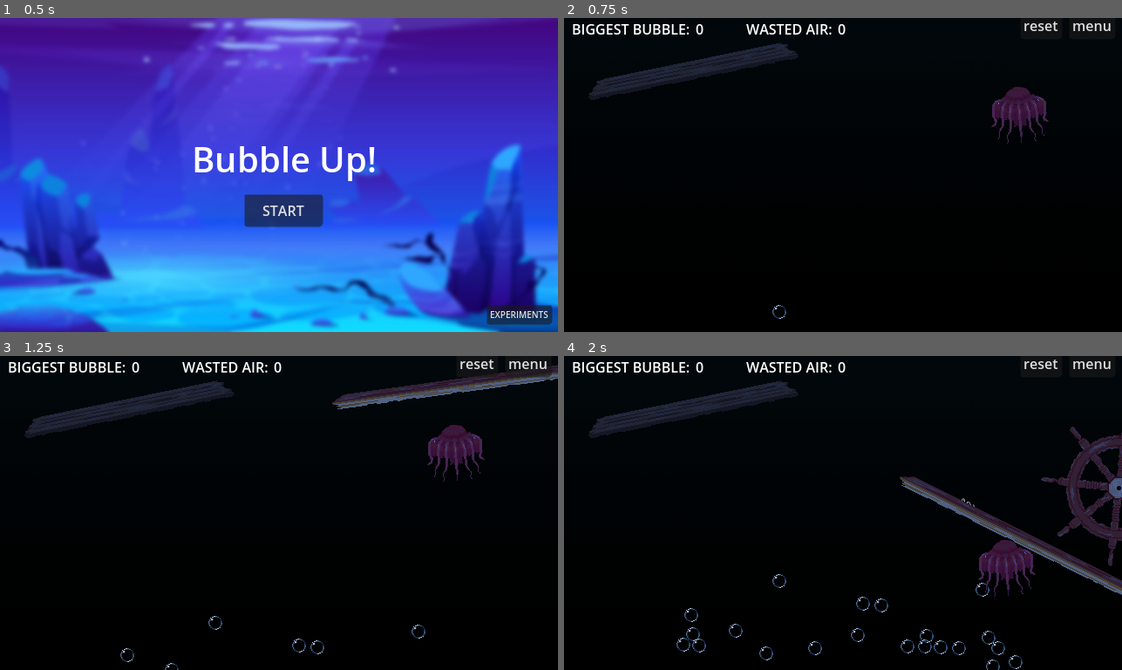
Above: before the commit, frames 1-4 (two rows, left to right).
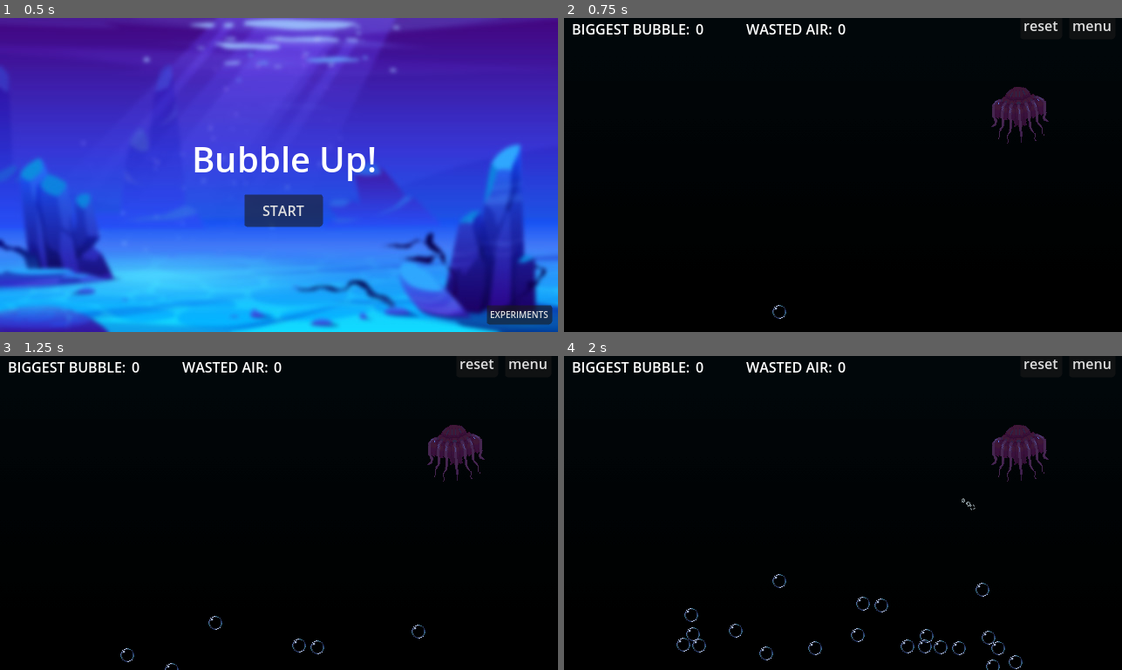
Above: after the commit, the same moments.

Repository: outrightmental/ggj25-bubble-up
Game: Godot game, scene res://scenes/main.tscn
Two runs of this game, one before a commit and one after it. Both use one fixed random seed, a clock stepped at 60 frames per second and the inputs below.
Inputs (mouse positions are in pixels of both pictures, inside the frame that each line leads up to):
- Up to frame 1 (0.5 s): no input
- Up to frame 2 (0.75 s): click "START" at 0.5 s
- Up to frame 3 (1.25 s): no input
- Up to frame 4 (2 s): move the mouse to (965, 497) at 1.27 s; click (965, 497) at 1.35 s

Frame 1 is identical in both runs. In frame 2, 2.1% of the frame differs, in the area x 4-43%, y 7-27%; in frame 3, 3.7%; in frame 4, 8.0%, in the area x 4-100%, y 7-77%.

Commit message:
movable parameters

Diff:
--- a/models/movable/ship_pole.tscn
+++ b/models/movable/ship_pole.tscn
@@ -7,6 +7,8 @@
 
 [node name="ShipPole" type="RigidBody2D"]
 texture_filter = 1
+mass = 25.0
+gravity_scale = 0.05
 
 [node name="Sprite2D" type="Sprite2D" parent="."]
 texture = ExtResource("1_dfkw5")
--- a/models/movable/table_coral.tscn
+++ b/models/movable/table_coral.tscn
@@ -1,9 +1,11 @@
-[gd_scene load_steps=2 format=3 uid="uid://cnr4ccgrod6qg"]
+[gd_scene load_steps=2 format=3 uid="uid://b4h5npy4pbw10"]
 
 [ext_resource type="Texture2D" uid="uid://mp763hu25afo" path="res://assets/coral_B.png" id="1_awdxv"]
 
 [node name="TableCoral" type="RigidBody2D"]
 texture_filter = 1
+mass = 100.0
+gravity_scale = 0.0
 
 [node name="CollisionPolygon2D" type="CollisionPolygon2D" parent="."]
 polygon = PackedVector2Array(69, -45.5, 37.8, -45.5, 32.8, -43.5, 27.6, -43.5, 20, -35.9, 20, -30, 23, -28, 23, -26.8,  …(652 unchanged characters)…
--- a/models/movable/wheel.tscn
+++ b/models/movable/wheel.tscn
@@ -1,9 +1,11 @@
-[gd_scene load_steps=2 format=3 uid="uid://drrqygexg4ump"]
+[gd_scene load_steps=2 format=3 uid="uid://d3o8fwo64h2hx"]
 
 [ext_resource type="Texture2D" uid="uid://nhekarmwgme4" path="res://assets/wheel.png" id="1_2a8e1"]
 
 [node name="Wheel" type="RigidBody2D"]
 texture_filter = 1
+mass = 20.0
+gravity_scale = 0.05
 
 [node name="CollisionPolygon2D" type="CollisionPolygon2D" parent="."]
 polygon = PackedVector2Array(5, -89.5, -4, -89.5, -4, -71.3, -7, -69.3, -7, -62.6, -22.6, -58, -26, -58, -38.3, -49.8,  …(1157 unchanged characters)…
--- a/scenes/levels/demo.tscn
+++ b/scenes/levels/demo.tscn
@@ -19,6 +19,7 @@
 [ext_resource type="PackedScene" uid="uid://cmyfb0wychs1v" path="res://models/movable/ship_pole.tscn" id="16_nghgp"]
 [ext_resource type="PackedScene" uid="uid://un0yy20pm2mr" path="res://models/movable/movable_plank_large.tscn" id="16_npd68"]
 [ext_resource type="PackedScene" uid="uid://c0u8tuetebpvx" path="res://models/creatures/anglerfish.tscn" id="17_bsav6"]
+[ext_resource type="Script" path="res://models/movable/movable.gd" id="17_njxh5"]
 [ext_resource type="PackedScene" uid="uid://d3o8fwo64h2hx" path="res://models/movable/wheel.tscn" id="18_u7qxp"]
 [ext_resource type="PackedScene" path="res://models/creatures/fish_school.tscn" id="21_aateg"]
 [ext_resource type="PackedScene" uid="uid://fbrnskyn67e5" path="res://models/movable/plastic_bag.tscn" id="22_kh6yd"]
@@ -87,10 +88,12 @@
 [node name="Obstacles" type="Node2D" parent="ObstacleCanvas"]
 
 [node name="plank1" parent="ObstacleCanvas/Obstacles" instance=ExtResource("5_2r7qs")]
+texture_filter = 0
 position = Vector2(374, 4121)
 rotation = 0.0609657
 
 [node name="plank2" parent="ObstacleCanvas/Obstacles" instance=ExtResource("5_2r7qs")]
+texture_filter = 0
 position = Vector2(177, 3162)
 rotation = -0.128316
 
@@ -106,12 +109,8 @@
 rotation = -0.0816072
 
 [node name="RigidBody2D2" parent="ObstacleCanvas/Obstacles" instance=ExtResource("16_npd68")]
-position = Vector2(147, 4680)
-rotation = -0.203266
-
-[node name="ShipPole" parent="ObstacleCanvas/Obstacles" instance=ExtResource("16_nghgp")]
-position = Vector2(563, 4441)
-rotation = -0.137083
+position = Vector2(175, 4568)
+rotation = -0.0502933
 
 [node name="Anglerfish" parent="ObstacleCanvas/Obstacles" instance=ExtResource("17_bsav6")]
 position = Vector2(516, 4298)
@@ -122,8 +121,13 @@
 rotation = -0.0500541
 
 [node name="Wheel" parent="ObstacleCanvas/Obstacles" instance=ExtResource("18_u7qxp")]
+texture_filter = 0
 position = Vector2(548, 3978)
 rotation = 0.151944
+mass = 25.0
+gravity_scale = 0.0
+script = ExtResource("17_njxh5")
+bubble_split_factor = 0.5
 
 [node name="FireworkJelly" parent="ObstacleCanvas/Obstacles" instance=ExtResource("15_b3lyc")]
 position = Vector2(141, 3738)
@@ -145,7 +149,12 @@
 position = Vector2(111, 2708)
 
 [node name="PlasticBag" parent="ObstacleCanvas/Obstacles" instance=ExtResource("22_kh6yd")]
+texture_filter = 0
 position = Vector2(470, 2638)
+mass = 2.0
+gravity_scale = 0.0
+script = ExtResource("17_njxh5")
+bubble_split_factor = 0.1
 
 [node name="Can" parent="ObstacleCanvas/Obstacles" instance=ExtResource("23_ey2gt")]
 position = Vector2(130, 2305)
@@ -156,8 +165,13 @@
 rotation = 0.662621
 
 [node name="PlasticBag2" parent="ObstacleCanvas/Obstacles" instance=ExtResource("22_kh6yd")]
+texture_filter = 0
 position = Vector2(27, 2163)
 rotation = 1.57176
+mass = 2.0
+gravity_scale = 0.0
+script = ExtResource("17_njxh5")
+bubble_split_factor = 0.1
 
 [node name="MoonJelly3" parent="ObstacleCanvas/Obstacles" instance=ExtResource("11_y8yd6")]
 position = Vector2(499, 2228)
@@ -173,21 +187,40 @@
 position = Vector2(219, 1033)
 
 [node name="Gorgonian" parent="ObstacleCanvas/Obstacles" instance=ExtResource("25_s8sar")]
+texture_filter = 0
 position = Vector2(60, 1534)
 scale = Vector2(-1, 1)
+mass = 100.0
+gravity_scale = 0.0
+script = ExtResource("17_njxh5")
+bubble_split_factor = 0.5
 
 [node name="Gorgonian2" parent="ObstacleCanvas/Obstacles" instance=ExtResource("25_s8sar")]
+texture_filter = 0
 position = Vector2(590, 842)
+mass = 100.0
+gravity_scale = 0.0
+script = ExtResource("17_njxh5")
+bubble_split_factor = 0.5
 
 [node name="TableCoral" parent="ObstacleCanvas/Obstacles" instance=ExtResource("26_w13cr")]
+texture_filter = 0
 position = Vector2(564, 1402)
+script = ExtResource("17_njxh5")
+bubble_split_factor = 0.85
 
 [node name="TableCoral2" parent="ObstacleCanvas/Obstacles" instance=ExtResource("26_w13cr")]
+texture_filter = 0
 position = Vector2(70, 938)
 scale = Vector2(-1, 1)
+script = ExtResource("17_njxh5")
+bubble_split_factor = 0.85
 
 [node name="TableCoral3" parent="ObstacleCanvas/Obstacles" instance=ExtResource("26_w13cr")]
+texture_filter = 0
 position = Vector2(569, 624)
+script = ExtResource("17_njxh5")
+bubble_split_factor = 0.85
 
 [node name="MoorishIdol" parent="ObstacleCanvas/Obstacles" instance=ExtResource("27_swdrb")]
 position = Vector2(123, 740)
@@ -212,8 +245,12 @@
 rotation = -0.0863745
 
 [node name="ShipPole2" parent="ObstacleCanvas/Obstacles" instance=ExtResource("16_nghgp")]
+texture_filter = 0
 position = Vector2(138, 3937)
 rotation = -0.0833836
+gravity_scale = 0.0
+script = ExtResource("17_njxh5")
+bubble_split_factor = 0.2
 
 [node name="RigidBody2D4" parent="ObstacleCanvas/Obstacles" instance=ExtResource("16_npd68")]
 position = Vector2(174, 3609)
@@ -231,12 +268,21 @@
 rotation = -0.205231
 
 [node name="ShipPole3" parent="ObstacleCanvas/Obstacles" instance=ExtResource("16_nghgp")]
+texture_filter = 0
 position = Vector2(519, 2325)
 rotation = -0.158721
+gravity_scale = 0.0
+script = ExtResource("17_njxh5")
+bubble_split_factor = 0.2
 
 [node name="RigidBody2D6" parent="ObstacleCanvas/Obstacles" instance=ExtResource("16_npd68")]
 position = Vector2(108, 1175)
 rotation = 0.15321
 
 [node name="Gorgonian3" parent="ObstacleCanvas/Obstacles" instance=ExtResource("25_s8sar")]
+texture_filter = 0
 position = Vector2(578, 1582)
+mass = 100.0
+gravity_scale = 0.0
+script = ExtResource("17_njxh5")
+bubble_split_factor = 0.5
Not shown: 1 places in models/movable/ship_pole.tscn that only renumber resources
Not shown: 1 places in scenes/levels/demo.tscn that only renumber resources
